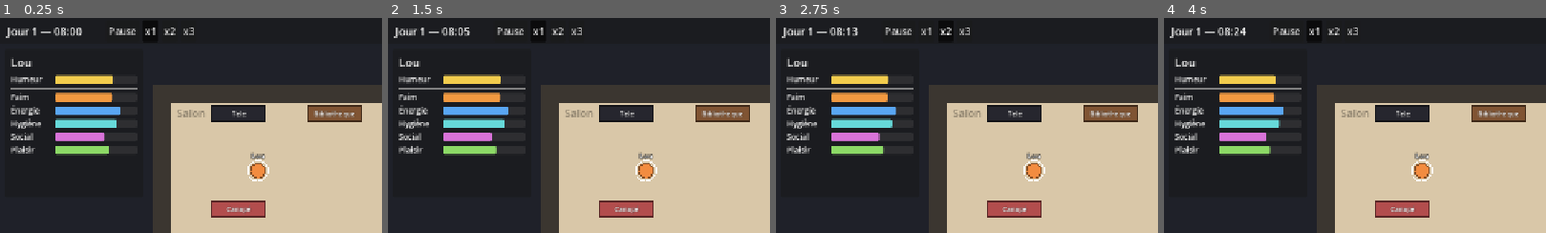
Above: before the commit, frames 1-4 (left to right).
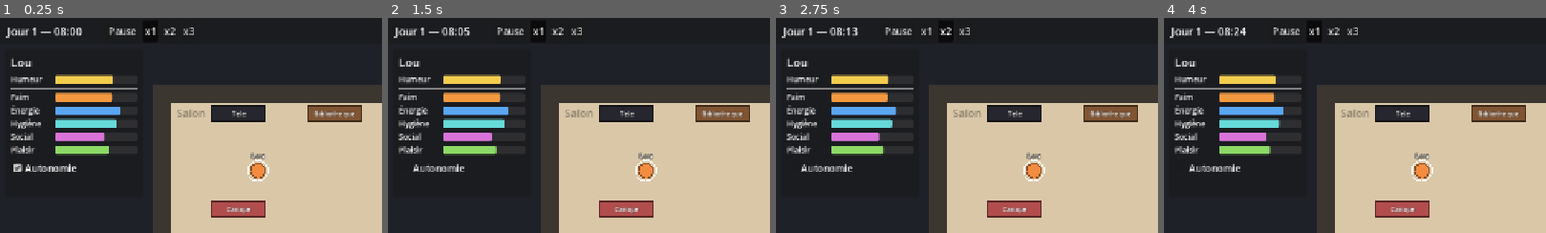
Above: after the commit, the same moments.

Repository: ffreville/les-mouz
Game: Godot game, scene res://scenes/main.tscn
Two runs of this game, one before a commit and one after it. Both use one fixed random seed, a clock stepped at 60 frames per second and the inputs below.
Inputs (mouse positions are % of the whole screen's width and height, from its top left):
- Up to frame 1 (0.25 s): no input
- Up to frame 2 (1.5 s): click (10, 35) at 0.5 s, where only the run after the commit has a clickable "Autonomie"; click "x1" at 1.25 s
- Up to frame 3 (2.75 s): click "x2" at 2 s
- Up to frame 4 (4 s): click "x3" at 2.75 s; click "x1" at 3.5 s
The pictures show only the part of the screen within x 0-50%, y 0-50%; the shares and areas given below are measured in that part.

The runs differ from the first frame. In frame 1, 0.4% of the frame differs, in the area x 3-20%, y 67-72%; in frame 2, 0.3%; in frame 3, 0.3%; in frame 4, 0.3%.

Commit message:
Étape 5 : autonomie basée sur les besoins, activable depuis le HUD

Diff:
--- /dev/null
+++ b/data/settings/autonomy_settings.tres
@@ -0,0 +1,10 @@
+[gd_resource type="Resource" script_class="AutonomySettings" format=3]
+
+[ext_resource type="Script" path="res://scripts/characters/autonomy_settings.gd" id="1_autonomy"]
+
+[resource]
+script = ExtResource("1_autonomy")
+think_interval_minutes = 10.0
+distance_penalty_per_cell = 0.5
+urgency_exponent = 2.0
+min_score = 5.0
--- a/scenes/characters/character.tscn
+++ b/scenes/characters/character.tscn
@@ -4,6 +4,8 @@
 [ext_resource type="Script" path="res://scripts/characters/grid_mover.gd" id="2_mover"]
 [ext_resource type="Script" path="res://scripts/needs/needs_component.gd" id="3_needs"]
 [ext_resource type="Script" path="res://scripts/characters/action_queue.gd" id="4_queue"]
+[ext_resource type="Script" path="res://scripts/characters/autonomy_brain.gd" id="5_brain"]
+[ext_resource type="Resource" path="res://data/settings/autonomy_settings.tres" id="6_autonomy"]
 
 [node name="Character" type="Node2D"]
 z_index = 10
@@ -41,3 +43,7 @@
 theme_override_constants/outline_size = 4
 theme_override_font_sizes/font_size = 10
 horizontal_alignment = 1
+
+[node name="Brain" type="Node" parent="."]
+script = ExtResource("5_brain")
+settings = ExtResource("6_autonomy")
--- a/scenes/ui/hud.tscn
+++ b/scenes/ui/hud.tscn
@@ -54,6 +54,12 @@
 layout_mode = 2
 script = ExtResource("3_needs")
 
+[node name="AutonomyCheck" type="CheckBox" parent="LeftPanel/Margin/Content"]
+unique_name_in_owner = true
+layout_mode = 2
+focus_mode = 0
+text = "Autonomie"
+
 [node name="RightPanel" type="PanelContainer" parent="."]
 anchors_preset = 1
 anchor_left = 1.0
--- /dev/null
+++ b/scripts/characters/autonomy_brain.gd
@@ -0,0 +1,82 @@
+class_name AutonomyBrain
+extends Node
+## Autonomie : quand la file est vide, choisit seul l'action la plus utile.
+## Score = Σ (gain utile sur le besoin × urgence du besoin) − distance × pénalité.
+
+signal enabled_changed(enabled: bool)
+
+@export var settings: AutonomySettings
+
+var enabled: bool = true:
+	set(value):
+		enabled = value
+		enabled_changed.emit(enabled)
+
+var _character: Character
+var _cooldown_minutes: float = 0.0
+
+
+func setup(character: Character, start_enabled: bool) -> void:
+	_character = character
+	enabled = start_enabled
+	GameClock.ticked.connect(_on_ticked)
+
+
+func _on_ticked(game_minutes: float) -> void:
+	if not enabled or not _character.queue.is_empty():
+		return
+	_cooldown_minutes -= game_minutes
+	if _cooldown_minutes > 0.0:
+		return
+	_cooldown_minutes = settings.think_interval_minutes
+	var choice := choose_action()
+	if choice != null:
+		choice.is_autonomous = true
+		_character.queue.enqueue(choice)
+
+
+## Meilleure action possible maintenant, ou null si rien ne vaut le coup.
+func choose_action() -> QueuedAction:
+	var best: QueuedAction = null
+	var best_score: float = settings.min_score
+	for candidate in _list_candidates():
+		var score: float = score_gains(candidate.definition) \
+				- candidate.distance * settings.distance_penalty_per_cell
+		if score > best_score:
+			best_score = score
+			best = candidate.action
+	return best
+
+
+## Partie « besoins » du score : on ne compte que ce qui manque vraiment.
+func score_gains(definition: ActionDefinition) -> float:
+	var needs := _character.needs
+	var score := 0.0
+	for need_id in definition.need_gains:
+		if not needs.has_need(need_id):
+			continue
+		var useful_gain := minf(definition.need_gains[need_id], NeedsComponent.MAX_VALUE - needs.get_value(need_id))
+		score += useful_gain * pow(needs.get_urgency(need_id), settings.urgency_exponent)
+	return score
+
+
+## Toutes les actions envisageables, avec la distance pour les faire.
+## Chaque entrée : { "action": QueuedAction, "definition": ActionDefinition, "distance": float }.
+func _list_candidates() -> Array[Dictionary]:
+	var candidates: Array[Dictionary] = []
+	var navigation := _character.world.navigation
+	var here := _character.get_cell()
+	for smart_object in _character.world.smart_objects:
+		if smart_object.get_actions().is_empty() or smart_object.is_used_by_other(_character):
+			continue
+		var spot := navigation.closest_reachable(navigation.cells_around(smart_object.footprint), here)
+		if spot == GridNavigation.NO_CELL:
+			continue
+		var distance := navigation.path_length(here, spot)
+		for definition in smart_object.get_actions():
+			candidates.append({
+				"action": QueuedAction.use_object(definition, smart_object),
+				"definition": definition,
+				"distance": distance,
+			})
+	return candidates
--- /dev/null
+++ b/scripts/characters/autonomy_settings.gd
@@ -0,0 +1,13 @@
+class_name AutonomySettings
+extends Resource
+## Équilibrage de l'autonomie (choix automatique des actions).
+## Score d'une action = Σ (gain utile × urgence^exposant) − distance × pénalité.
+
+## Délai entre deux réflexions quand la file est vide, en minutes de jeu.
+@export var think_interval_minutes: float = 10.0
+## Points retirés au score par case à parcourir.
+@export var distance_penalty_per_cell: float = 0.5
+## Plus l'exposant est grand, plus les besoins très bas sont prioritaires.
+@export var urgency_exponent: float = 2.0
+## En dessous de ce score, le personnage préfère ne rien faire.
+@export var min_score: float = 5.0
--- a/scripts/characters/character.gd
+++ b/scripts/characters/character.gd
@@ -18,6 +18,7 @@
 @onready var mover: GridMover = $Mover
 @onready var needs: NeedsComponent = $Needs
 @onready var queue: ActionQueue = $Queue
+@onready var brain: AutonomyBrain = $Brain
 @onready var name_label: Label = $NameLabel
 @onready var action_label: Label = $ActionLabel
 
@@ -32,6 +33,7 @@
 	mover.setup(world.navigation, self, profile.walk_speed)
 	needs.setup(self, profile.needs)
 	queue.setup(self)
+	brain.setup(self, profile.autonomy_enabled)
 	queue.changed.connect(_refresh_action_label)
 	_refresh_action_label()
 	queue_redraw()
--- a/scripts/characters/character_profile.gd
+++ b/scripts/characters/character_profile.gd
@@ -6,5 +6,7 @@
 @export var color: Color = Color(0.95, 0.55, 0.25)
 ## Vitesse de marche en pixels par seconde réelle, à la vitesse x1.
 @export var walk_speed: float = 96.0
+## Le personnage agit-il seul quand sa file est vide ?
+@export var autonomy_enabled: bool = true
 ## Besoins de ce personnage (on peut donner des besoins différents à chacun).
 @export var needs: Array[NeedDefinition] = []
--- a/scripts/ui/hud.gd
+++ b/scripts/ui/hud.gd
@@ -2,16 +2,27 @@
 extends CanvasLayer
 ## Interface principale : relaie le personnage sélectionné aux différents panneaux.
 
+var _selected: Character
+
 @onready var character_name: Label = %CharacterName
 @onready var needs_panel: NeedsPanel = %NeedsPanel
 @onready var queue_panel: ActionQueuePanel = %ActionQueuePanel
+@onready var autonomy_check: CheckBox = %AutonomyCheck
 
 
 func _ready() -> void:
 	EventBus.character_selected.connect(_on_character_selected)
+	autonomy_check.toggled.connect(_on_autonomy_toggled)
 
 
 func _on_character_selected(character: Node) -> void:
-	character_name.text = character.get_display_name()
-	needs_panel.set_character(character)
-	queue_panel.set_character(character)
+	_selected = character
+	character_name.text = _selected.get_display_name()
+	needs_panel.set_character(_selected)
+	queue_panel.set_character(_selected)
+	autonomy_check.set_pressed_no_signal(_selected.brain.enabled)
+
+
+func _on_autonomy_toggled(pressed: bool) -> void:
+	if _selected != null:
+		_selected.brain.enabled = pressed
Not shown, added: scripts/characters/autonomy_brain.gd.uid
Not shown, added: scripts/characters/autonomy_settings.gd.uid
